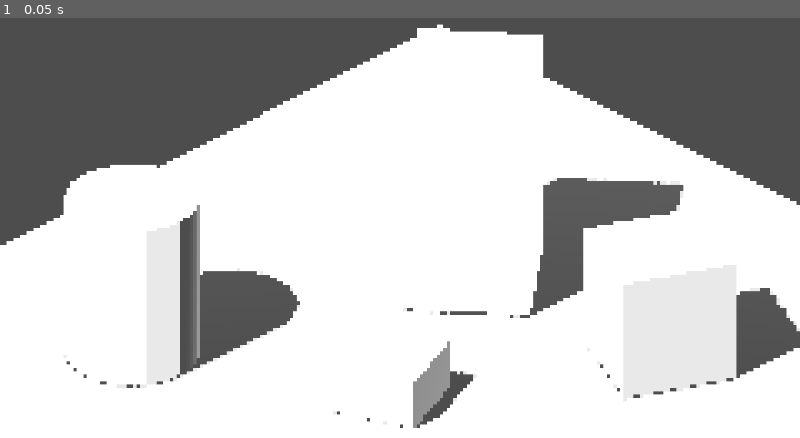
Above: before the commit, frame 1.
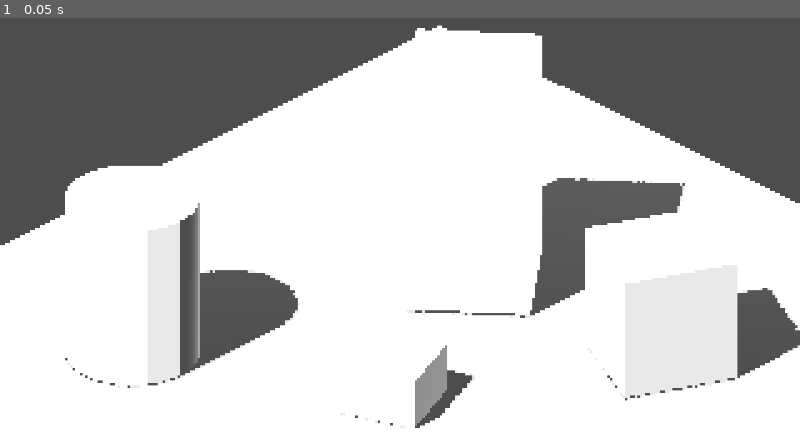
Above: after the commit, the same moment.

Repository: GildedToxin/Dungeon-Roguelike
Game: Godot game, scene res://PostProcessingTestScene.tscn
Two runs of this game, one before a commit and one after it. Both use one fixed random seed, a clock stepped at 60 frames per second and the inputs below.
Inputs:
- Up to frame 1 (0.05 s): no input

The runs differ from the first frame. In frame 1, 1.3% of the frame differs, in the area x 0-100%, y 1-98%.

Commit message:
Adjusted pixelization

Diff:
--- a/dungeon-roguelike/PostProcessingTestScene.tscn
+++ b/dungeon-roguelike/PostProcessingTestScene.tscn
@@ -92,11 +92,11 @@
 offset_right = 1920.0
 offset_bottom = 1080.0
 stretch = true
-stretch_shrink = 8
+stretch_shrink = 6
 
 [node name="SubViewport" type="SubViewport" parent="SubViewportContainer" unique_id=1627329360]
 handle_input_locally = false
-size = Vector2i(240, 135)
+size = Vector2i(320, 180)
 render_target_update_mode = 4
 
 [node name="WorldEnvironment" type="WorldEnvironment" parent="SubViewportContainer/SubViewport" unique_id=1064349118]
